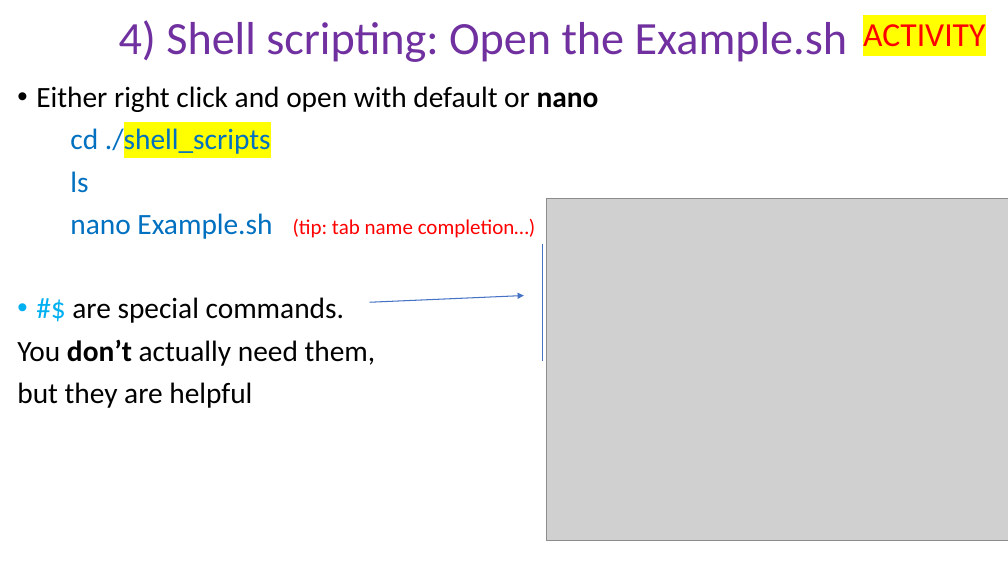
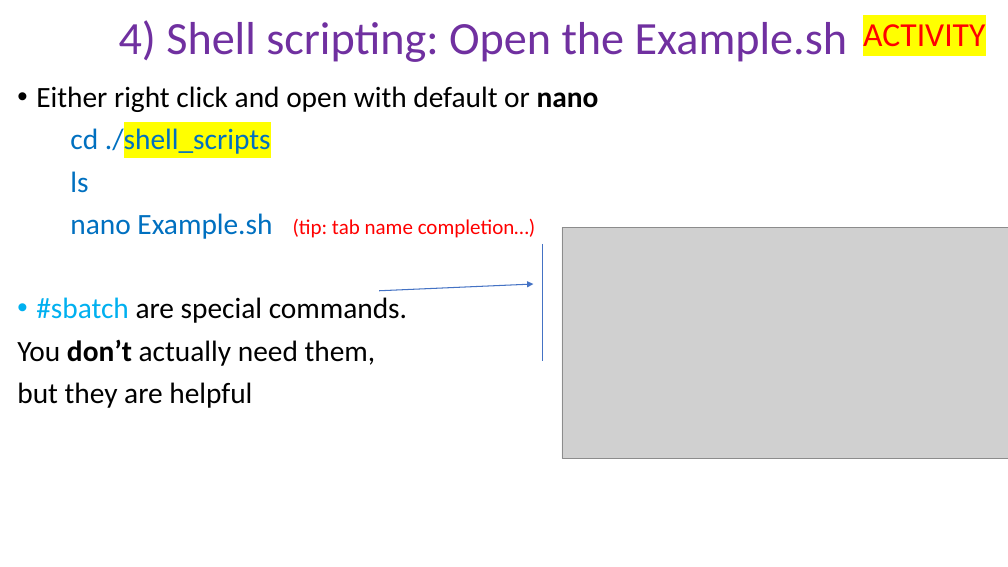
Before and after one commit to peterthorpe5/genome_assembly_workshop, a slide deck: slide 3 of powerpoint/4_Shell_scripting.pptx. Drawn at 1008x567 pixels with LibreOffice and Linux fonts; fonts in the diff are those of the drawing; grey boxes stand for pictures. Boxes give left, top, right and bottom in pixels: in the first picture for what was removed or moved away, otherwise in the second. Text is boxed around its words. In the diff, an @@ line names an element or a change of style, - is before the commit and + after.

```diff
--- a/powerpoint/4_Shell_scripting.pptx
+++ b/powerpoint/4_Shell_scripting.pptx
@@ picture: place and size @@
-picture at [547, 198, 1008, 541]
+picture at [562, 228, 1008, 459]
@@ text at [36, 297, 407, 323]: text changed @@
-• #$ are special commands.
+• #sbatch are special commands.
@@ arrow moved from (370, 302) - (524, 296) to (380, 291) - (534, 284) @@
```
Also in this commit, not shown: 2 other slides changed, 3 slides added, 2 slides removed, 23 other files.
